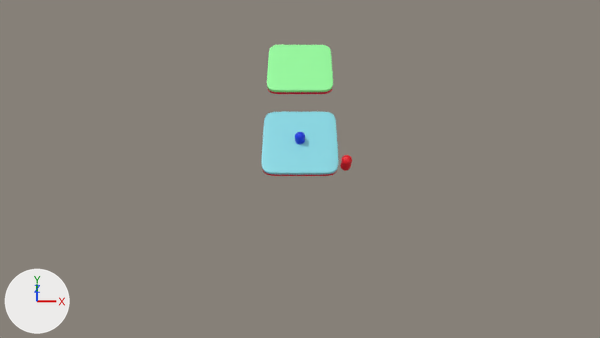
An edit to the Blender file GameWorld.blend, drawn before and after from the same camera.
Both versions are drawn from the file's camera 'Camera'. Arrows for +X, +Y and +Z are at lower left; the lights stay in place. The same objects are shown in both versions, whatever each file hides.

The scene before the commit, as lines of its bpy script (objects in view):
```python
ob_player1 = bpy.data.objects.new('Player1', me_sphere)
ob_player1.location = (0.0, 0.0, 0.0)
ob_player1.scale = (0.135, 0.135, 0.135)
ob_player2 = bpy.data.objects.new('Player2', me_sphere_001)
ob_player2.location = (1.18, -0.73, 0.0)
ob_player2.scale = (0.135, 0.135, 0.135)
ob_solidblacktile = bpy.data.objects.new('SolidBlackTile', me_cube_006)
ob_solidblacktile.location = (0.0, 2.8, 0.0)
ob_solidwhitetile = bpy.data.objects.new('SolidWhiteTile', me_cube)
ob_solidwhitetile.location = (0.0, 0.0, 0.0)
```
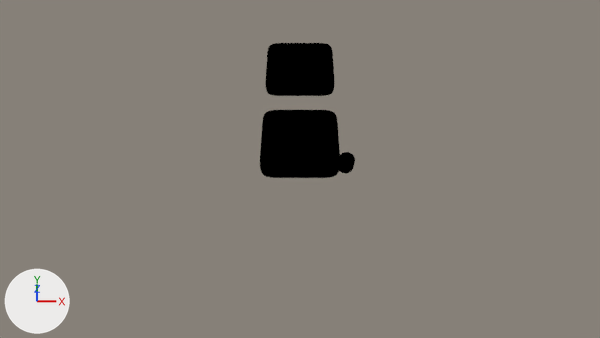
Where the change shows, as pixel boxes [x1, y1, x2, y2] in the pictures (600 x 338 px):
'SolidWhiteTile', reshaped (6% taller): before [261, 112, 339, 176]; after [260, 110, 340, 178]
'SolidBlackTile', reshaped (8% taller): before [267, 45, 333, 94]; after [265, 43, 335, 96]
'Player2', reshaped: before [340, 155, 352, 171]; after [338, 152, 355, 174]
'Player1', reshaped (55% wider, 38% taller): before [295, 132, 305, 144]; after [292, 129, 308, 146]
part 1 of me_cube, added (black): after [260, 110, 340, 178]
part 2 of me_cube_006, added (black): after [265, 43, 335, 96]
part 3 of me_sphere, added: after [292, 129, 308, 146]
part 4 of me_sphere_001, added: after [338, 152, 355, 174]

The change, as a list of edits to the scene's bpy script:
```text
Add mat_material_009:
    mat_material_009 = emission_material('Material.009')
    mat_material_009.base_color = (0.0, 0.0, 0.0)  # black #000000
Change me_cube:
    where me_cube.from_pydata(...)  # 12 vertices, 10 faces; spans x -1.0..1.0, y -1.0..1.0, z -0.1..0.1
    used by ob_solidwhitetile; location = (0.0, 0.0, 0.0)
    me_cube part 1: the loose piece of 12 vertices spanning x -1.0..1.0, y -1.0..1.0, z -0.1..0.1 is copied, and the copy is scaled about its middle by (1.04, 1.04, 1.36), in mat_material_009 (black #000000); it spans x -1.04..1.04, y -1.04..1.04, z -0.14..0.14
    add me_cube.materials.append(mat_material_009)  # black #000000
Change me_cube_006:
    where me_cube_006.from_pydata(...)  # 12 vertices, 10 faces; spans x -1.0..1.0, y -1.0..1.0, z -0.1..0.1
    used by ob_solidblacktile; location = (0.0, 2.8, 0.0)
    me_cube_006 part 2: the loose piece of 12 vertices spanning x -1.0..1.0, y -1.0..1.0, z -0.1..0.1 is copied, and the copy is scaled about its middle by (1.04, 1.04, 1.36), in mat_material_009 (black #000000); it spans x -1.04..1.04, y -1.04..1.04, z -0.14..0.14
    add me_cube_006.materials.append(mat_material_009)  # black #000000
Change me_sphere:
    used by ob_player1; location = (0.0, 0.0, 0.0); scale = (0.135, 0.135, 0.135)
    remove me_sphere.from_pydata(...)  # 130 vertices, 144 faces; spans x -1.0..1.0, y -1.0..1.0, z -1.0..2.93
    add me_sphere.from_pydata(...)  # 260 vertices, 288 faces; spans x -1.55..1.55, y -1.55..1.55, z -1.55..3.48
    me_sphere part 3: a new loose piece of 130 vertices spanning x -1.55..1.55, y -1.55..1.55, z -1.55..3.48, in mat_material_009 (black #000000)
    add me_sphere.materials.append(mat_material_009)  # black #000000
Change me_sphere_001:
    used by ob_player2; location = (1.18, -0.73, 0.0); scale = (0.135, 0.135, 0.135)
    remove me_sphere_001.from_pydata(...)  # 130 vertices, 144 faces; spans x -1.0..1.0, y -1.0..1.0, z -1.0..2.93
    add me_sphere_001.from_pydata(...)  # 260 vertices, 288 faces; spans x -1.55..1.55, y -1.55..1.55, z -1.55..3.48
    me_sphere_001 part 4: a new loose piece of 130 vertices spanning x -1.55..1.55, y -1.55..1.55, z -1.55..3.48, in mat_material_009 (black #000000)
    add me_sphere_001.materials.append(mat_material_009)  # black #000000
```
